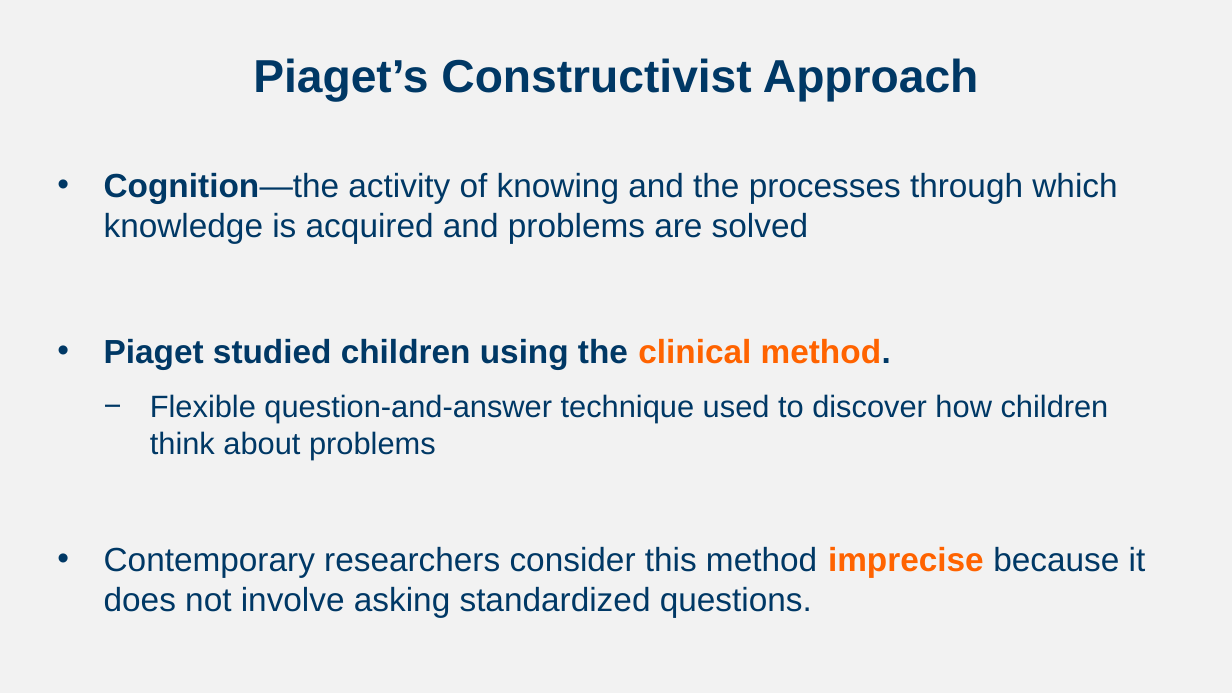
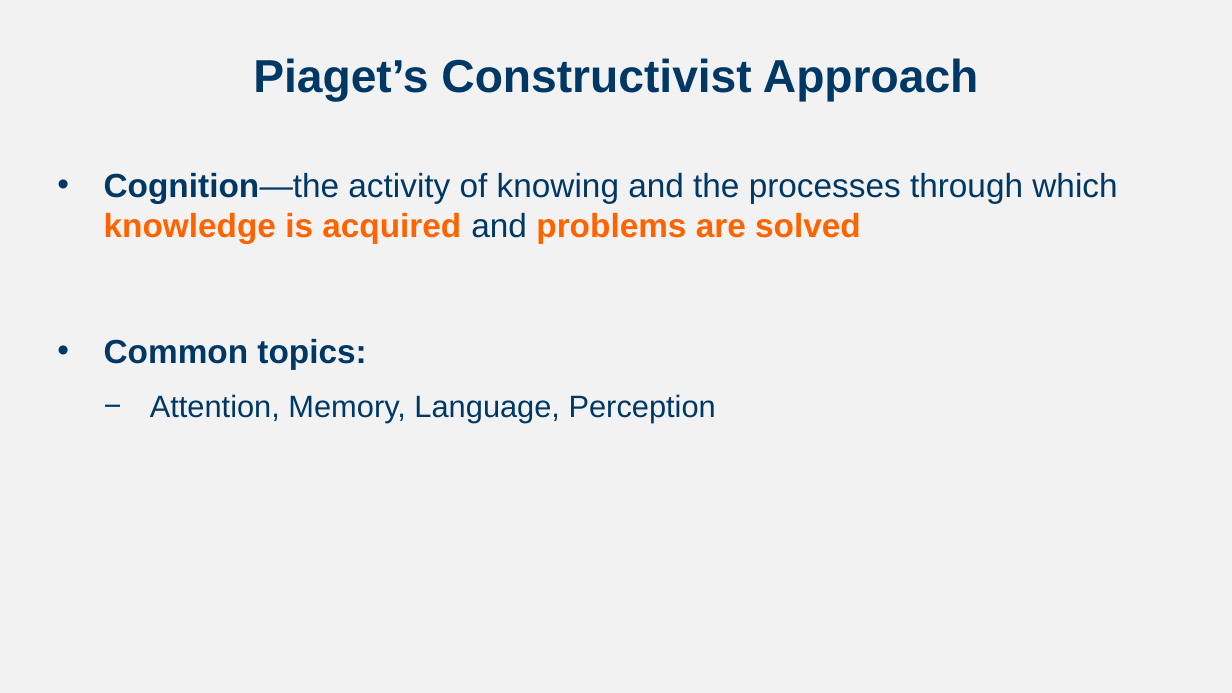
Before and after one commit to npm27/Teaching-Materials, a slide deck: slide 2 of Developmental Fall 23/Slides/Chapter 6.pptx. Drawn at 1232x693 pixels with LibreOffice and Linux fonts; fonts in the diff are those of the drawing. Boxes give left, top, right and bottom in pixels: in the first picture for what was removed or moved away, otherwise in the second. Text is boxed around its words. In the diff, an @@ line names an element or a change of style, - is before the commit and + after.

Commit message:
Update dev ch 6 slides

```diff
--- a/Developmental Fall 23/Slides/Chapter 6.pptx
+++ b/Developmental Fall 23/Slides/Chapter 6.pptx
@@ text at <box>104,172,1117,243</box>: text colour #003865 to #FF6300, bold on in "knowledge is acquired problems are solved" @@
@@ text at <box>104,338,716,423</box>: text changed; size 26 to 24 pt @@
-• Piaget studied children using the clinical method.
-  − Flexible question-and-answer technique used to discover how children think about problems
-• Contemporary researchers consider this method imprecise because it does not involve asking standardized questions.
+• Common topics:
+  − Attention, Memory, Language, Perception
```
Also in this commit, not shown: 9 other slides changed, 4 slides added, 1 slide removed, 1 other file.
